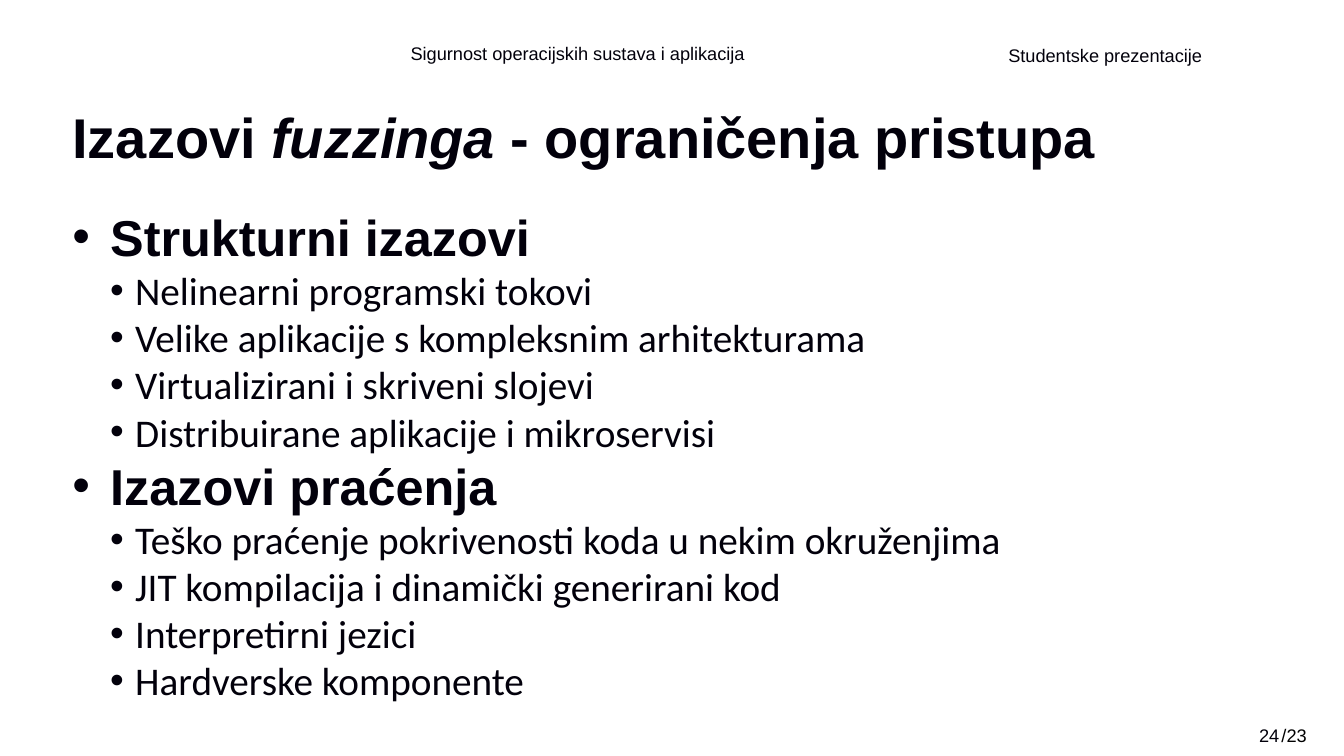
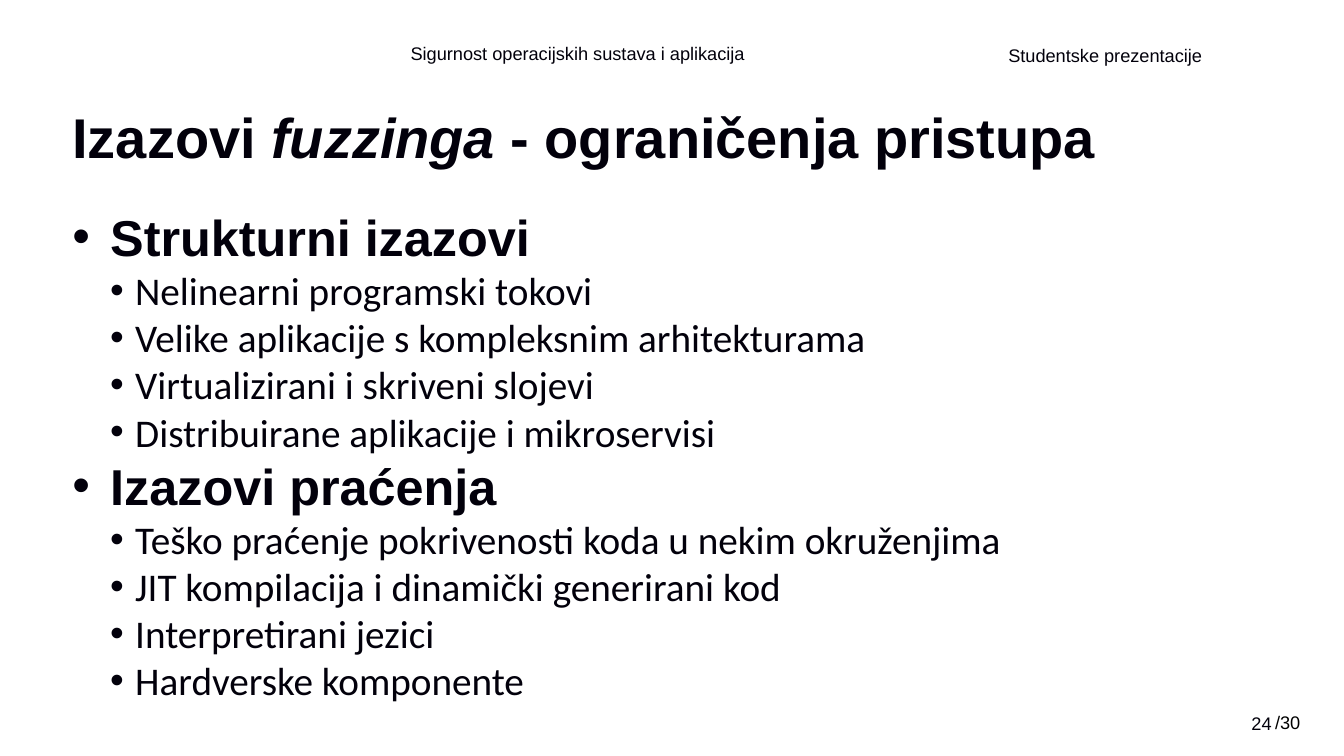
Before and after one commit to Gl1tc6/FER_diplomski, a slide deck: slide 24 of 2semestar/SOSA/SOSA Studentske prezentacije - DAK_Fuzzing.pptx. Drawn at 1344x756 pixels with LibreOffice and Linux fonts; fonts in the diff are those of the drawing; background and template pictures are left out. Boxes give left, top, right and bottom in pixels: in the first picture for what was removed or moved away, otherwise in the second. Text is boxed around its words. In the diff, an @@ line names an element or a change of style, - is before the commit and + after.

```diff
--- a/2semestar/SOSA/SOSA Studentske prezentacije - DAK_Fuzzing.pptx
+++ b/2semestar/SOSA/SOSA Studentske prezentacije - DAK_Fuzzing.pptx
@@ text at (x1=135, y1=621, x2=434, y2=655): text changed @@
-  • Interpretirni jezici
+  • Interpretirani jezici
@@ page number moved from (x1=1259, y1=729, x2=1279, y2=742) to (x1=1251, y1=717, x2=1271, y2=730) @@
@@ text added at (x1=1275, y1=715, x2=1300, y2=730), 13 pt, text #000000 @@
+/30
@@ text removed at (x1=1281, y1=728, x2=1306, y2=742) @@
-/23
```
Also in this commit, not shown: 26 other slides changed, 47 other files.
